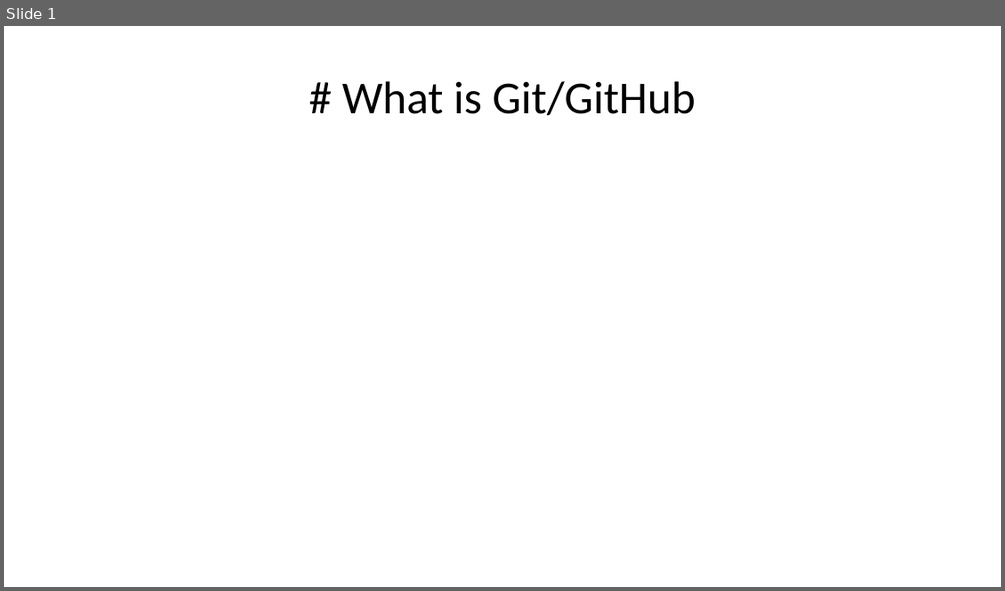
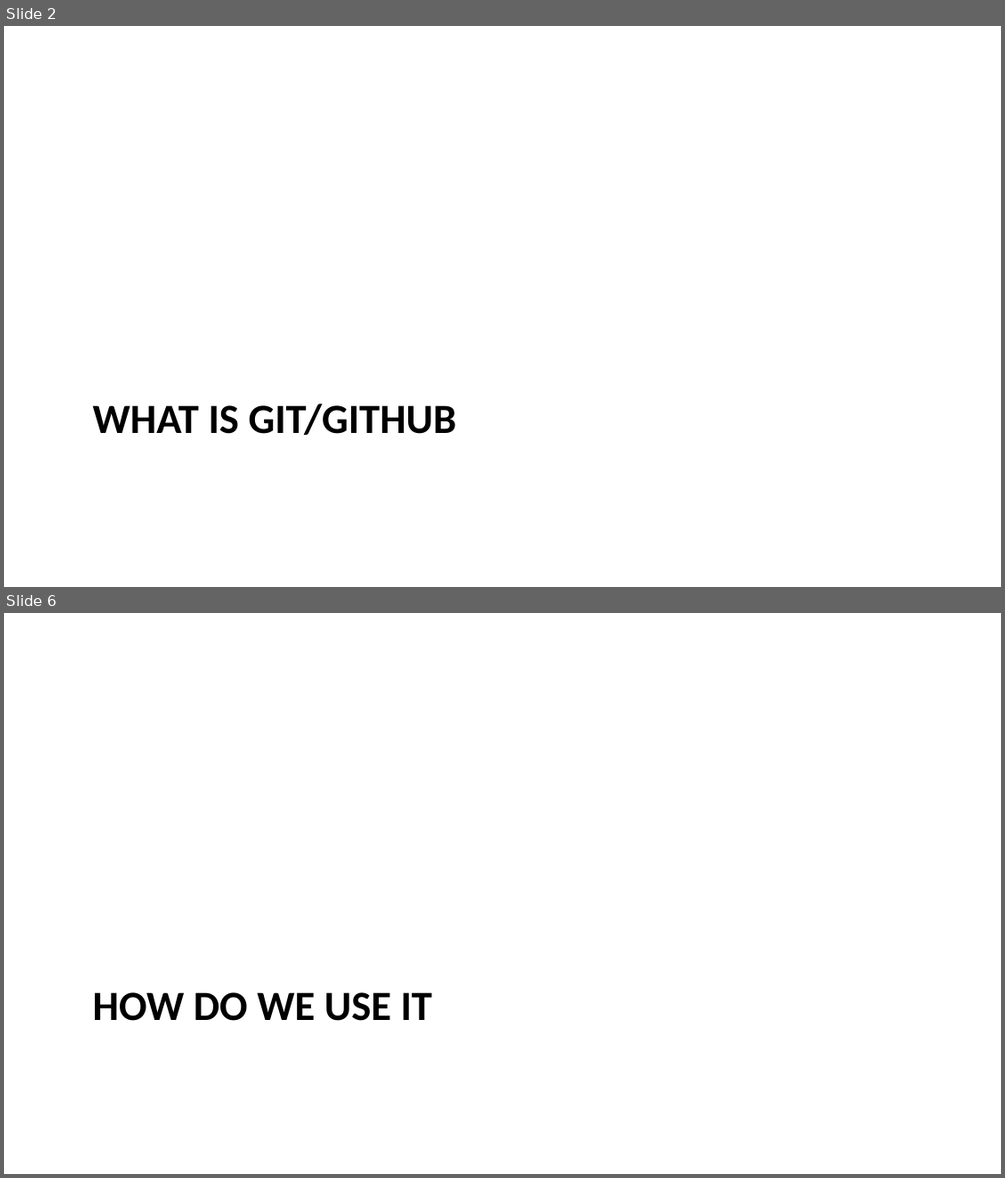
Before and after one commit to dhelgerson/ObsidianVault, a slide deck: git-pres.pptx. Shown one above the other, each under a label of ours: slide 1 before the commit, slides 2 and 6 after it; the slides between them are not shown. The pictures are 1005x591 and 1005x1178 pixels, drawn with LibreOffice and Linux fonts; fonts in the diff are those of the drawing. Boxes give left, top, right and bottom in pixels: in the first picture for what was removed or moved away, otherwise in the second. Text is boxed around its words. In the diff, an @@ line names an element or a change of style, - is before the commit and + after.

```diff
--- a/git-pres.pptx
+++ b/git-pres.pptx
@@ slide 6 added at [4, 613, 1001, 1174], background #FFFFFF @@
@@ title added at [93, 992, 433, 1021], 30 pt, text #000000, bold @@
+HOW DO WE USE IT
@@ what was slide 1 is now slide 2 @@
@@ slide 2 changed as well @@
@@ title "WHAT IS GIT/GITHUB" at [93, 403, 457, 435]: vertical alignment middle to top @@
@@ title at [93, 403, 457, 435]: text changed; size 33 to 30 pt; bold on @@
-# What is Git/GitHub
+WHAT IS GIT/GITHUB
```
Also in this commit, not shown: 1 other slide changed, 19 other slides added, 1 other file.
